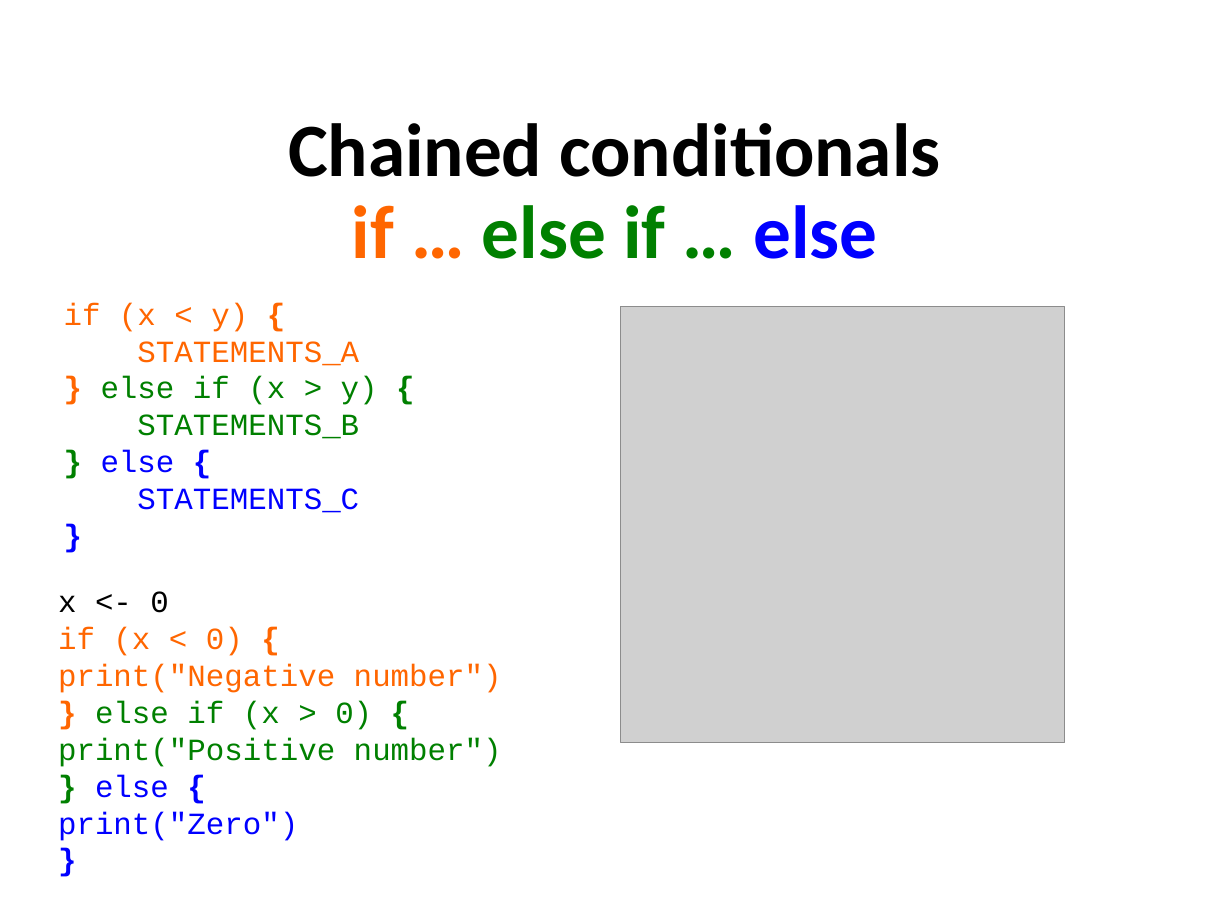
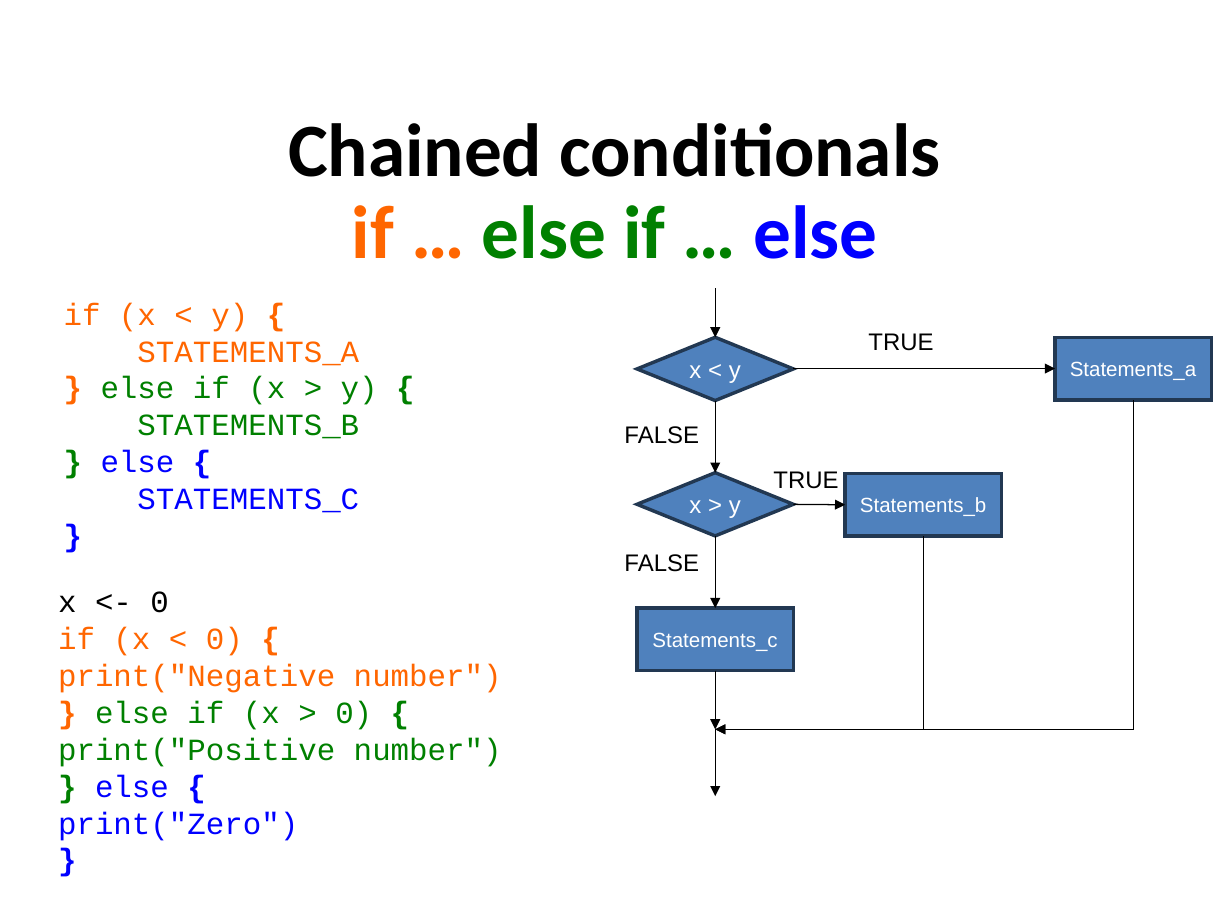
Before and after one commit to sraorao/MSD_R_course_HT2024, a slide deck: slide 7 of powerpoint/Session2.pptx. Drawn at 1232x924 pixels with LibreOffice and Linux fonts; fonts in the diff are those of the drawing; grey boxes stand for pictures. Boxes give left, top, right and bottom in pixels: in the first picture for what was removed or moved away, otherwise in the second. Text is boxed around its words. In the diff, an @@ line names an element or a change of style, - is before the commit and + after.

```diff
--- a/powerpoint/Session2.pptx
+++ b/powerpoint/Session2.pptx
@@ arrow added from (716, 288) to (716, 338), #000000 0.75 pt @@
@@ picture removed at [621,307,1064,743] @@
@@ diamond added at [637,338,793,400], fill #4F81BD, outline #233953 2 pt, 14 pt, text #FFFFFF @@
+x < y
@@ text added at [868,333,933,351], 14 pt, text #000000 @@
+TRUE
@@ rectangle added at [1055,338,1211,400], fill #4F81BD, outline #233953 2 pt, 12 pt, text #FFFFFF @@
+Statements_a
@@ arrow added from (793, 368) to (1055, 368), #000000 0.75 pt @@
@@ arrow added from (716, 400) to (716, 473), #000000 0.75 pt @@
@@ elbow arrow added from (1133, 400) to (716, 729), #000000 0.75 pt @@
@@ text added at [624,426,699,444], 14 pt, text #000000 @@
+FALSE
@@ diamond added at [637,473,793,536], fill #4F81BD, outline #233953 2 pt, 14 pt, text #FFFFFF @@
+x > y
@@ text added at [773,471,838,489], 14 pt, text #000000 @@
+TRUE
@@ rectangle added at [845,473,1002,536], fill #4F81BD, outline #233953 2 pt, 12 pt, text #FFFFFF @@
+Statements_b
@@ arrow added from (793, 504) to (845, 505), #000000 0.75 pt @@
@@ arrow added from (716, 536) to (716, 609), #000000 0.75 pt @@
@@ elbow arrow added from (923, 536) to (716, 729), #000000 0.75 pt @@
@@ text added at [624,554,699,572], 14 pt, text #000000 @@
+FALSE
@@ rectangle added at [637,609,793,671], fill #4F81BD, outline #233953 2 pt, 12 pt, text #FFFFFF @@
+Statements_c
@@ arrow added from (716, 670) to (716, 729), #000000 0.75 pt @@
@@ arrow added from (716, 729) to (716, 796), #000000 0.75 pt @@
```
Also in this commit, not shown: 5 other slides changed, 9 other files.
